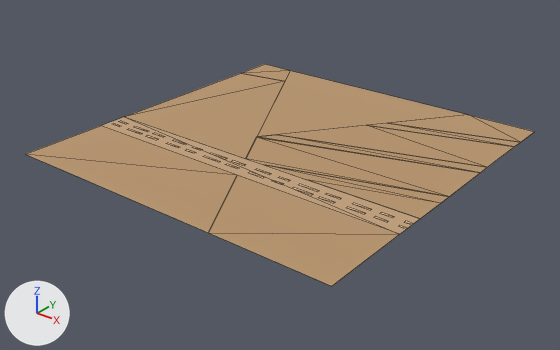
Before and after pictures for a commit that changed the glTF model public/assets/layouts/D-CROSSING.chunks/crossing-7-3.glb.
The view is the same before and after, from a camera (50 mm lens) standing at (171.4, -205.4, 85.5) and looking at (50.7, -54.5, -8.1). Every picture has the same lights, and +X, +Y and +Z are marked at lower left. The picture after the commit comes second. Mesh edges are drawn as thin lines.

The first picture shows 'crossing-7-3'.
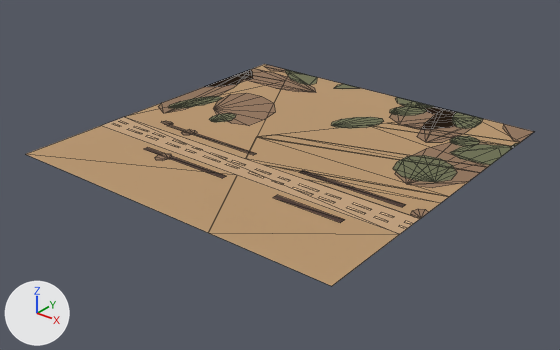
Pixel boxes (x1, y1, x2, y2) of what changed, in the pictures (560 x 350 px):
'crossing-7-3', reshaped: before (26, 64, 534, 286); after (26, 64, 535, 286)
part 1 of me_dry_ground_123, added: after (144, 65, 535, 223)

Diff of the bpy script that builds the scene:
```diff
--- a/public/assets/layouts/D-CROSSING.chunks/crossing-7-3.glb.py
+++ b/public/assets/layouts/D-CROSSING.chunks/crossing-7-3.glb.py
@@ mat_pal_trouserlight @@
+mat_pal_trouserlight = principled_material('pal_trouserLight')
+mat_pal_trouserlight.base_color = (0.292, 0.175, 0.102)  # brown #93745a
+mat_pal_trouserlight.roughness = 0.85
@@ mat_pal_leather @@
+mat_pal_leather = principled_material('pal_leather')
+mat_pal_leather.base_color = (0.0666, 0.0307, 0.0212)  # brown #493128
+mat_pal_leather.roughness = 0.85
@@ mat_pal_olive @@
+mat_pal_olive = principled_material('pal_olive')
+mat_pal_olive.base_color = (0.153, 0.162, 0.0802)  # dark yellow #6d7050
+mat_pal_olive.roughness = 0.85
@@ me_dry_ground_123 @@
 # used by ob_crossing_7_3; location = (0.0, 0.0, 0.0)
-me_dry_ground_123.from_pydata(...)  # 164 vertices, 82 faces; spans x 0.0..100.0, y -100.0..0.0, z 0.0
+me_dry_ground_123.from_pydata(...)  # 404 vertices, 258 faces; spans x 0.0..100.0, y -100.0..0.0, z 0.0
+# me_dry_ground_123 part 1
+# 240 vertices are added at x 0.0..100.0, y -80.9..0.0, z 0.0
+# 84 new faces join them, mat_pal_trouserlight (brown #93745a)
+# 84 new faces join them, mat_pal_olive (dark yellow #6d7050)
+# 8 new faces join them, mat_pal_leather (brown #493128)
 me_dry_ground_123.materials.append(mat_pal_khaki)
@@ me_dry_ground_123 @@
 me_dry_ground_123.materials.append(mat_pal_canvastan)
+me_dry_ground_123.materials.append(mat_pal_trouserlight)  # brown #93745a
+me_dry_ground_123.materials.append(mat_pal_olive)  # dark yellow #6d7050
+me_dry_ground_123.materials.append(mat_pal_leather)  # brown #493128
```
